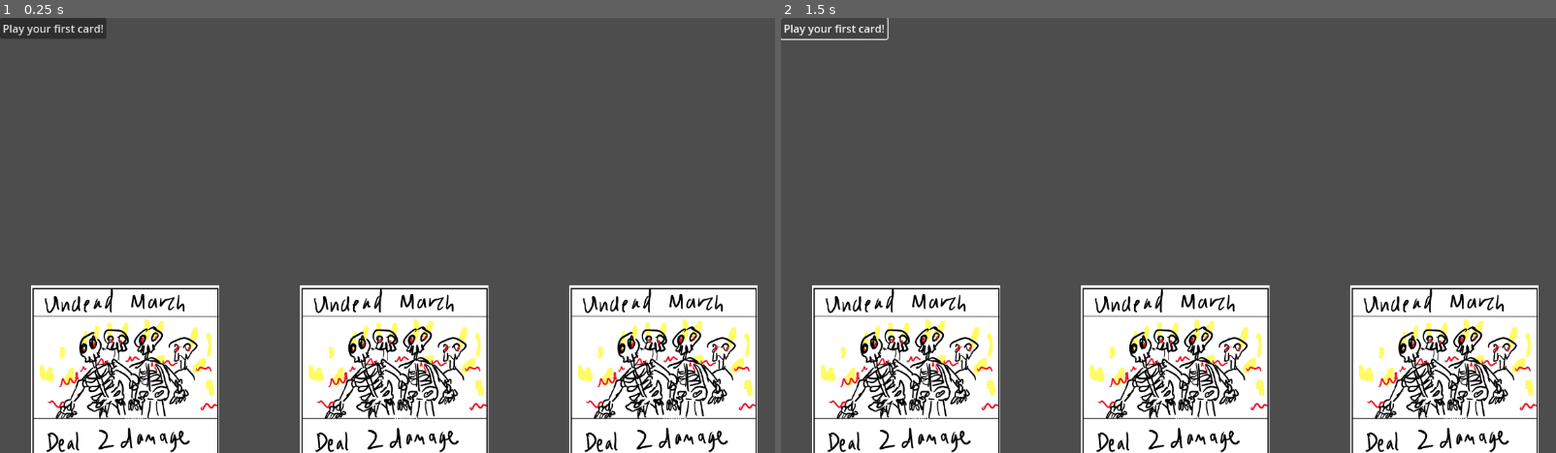
Above: before the commit, frames 1-2 (left to right).
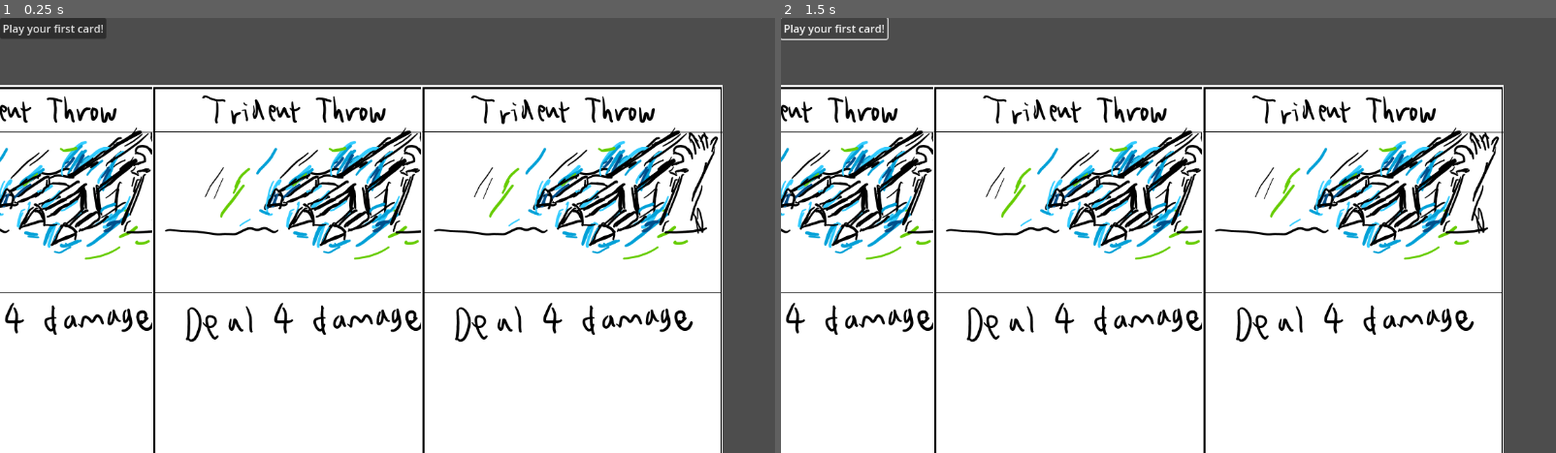
Above: after the commit, the same moments.

Repository: Ducko132/Chariot
Game: Godot game, scene res://state_machine.tscn
Same seed, same stepped clock (60 frames per second), same inputs: the game is played once before the commit and once after it.
Inputs:
- Up to frame 1 (0.25 s): no input
- Up to frame 2 (1.5 s): click "Play your first card!" at 0.5 s; click "Play your first card!" at 1.25 s

The runs differ from the first frame. In frame 1, 63% of the frame differs, in the area x 0-98%, y 15-100%; in frame 2, 63%.
Error before the commit: Invalid access to property or key '<null>' on a base object of type 'Dictionary'. (res://state_machine.gd:85)
Error after the commit: Invalid access to property or key '<null>' on a base object of type 'Dictionary'. (res://state_machine.gd:93)

Commit message:
Displaying cards
Display textures work (upon bootup)

Diff:
--- a/card.tscn
+++ b/card.tscn
@@ -46,7 +46,6 @@
 
 [node name="Area2D" type="Area2D" parent="UndeadMarch"]
 position = Vector2(1.97224, 0.38736)
-scale = Vector2(1, 1)
 
 [node name="CollisionShape2D" type="CollisionShape2D" parent="UndeadMarch/Area2D"]
 shape = SubResource("RectangleShape2D_chp8g")
--- a/state_machine.gd
+++ b/state_machine.gd
@@ -35,24 +35,32 @@
 	var testcard = hand[6]
 	# WOOOOO I FIGURED IT OUT
 	print(Cards.Power[CardsEnum.get(testcard)])
-	load(Cards.Art[CardsEnum.get(hand[6])])
+	#load(Cards.Art[CardsEnum.get(hand[6])])
 	#print(ctext)
 	#add_child(cardex)
 
 
 	for i in 3:
-		var c = load("res://card.tscn").instantiate()
+		#var c = load("res://card.tscn").instantiate()
+		#var c = load(Cards.Art[CardsEnum.get(hand[6])]).instantiate()
 		#var test = (c.find_child(str(CardsEnum.get(hand[6]))))
-		#var c = load(Cards.Art[CardsEnum.get(hand[6])]).instantiate()
-		add_child(c)
-		cardNodes.append(c)
+		#add_child(c)
+		#cardNodes.append(c)
 		#print(Cards.Power[CardsEnum.get(c)])
-		c.position = Vector2((i*400)+50,400)
+		#c.position = Vector2((i*400)+50,400)
 		#c.find_child("Label").text = "value:" + str(hand[i])
 
+		var sprite = Sprite2D.new()
+		var texture = load(Cards.Art[CardsEnum.get(hand[6])])
+		sprite.texture = texture
+		add_child(sprite)
+		cardNodes.append(sprite)
+		sprite.position = Vector2((i*400)+50,400)
+
+
 func _process(delta):
-	for i in cardNodes.size():
-		cardNodes[i].find_child("Label").text = "value:" + str(hand[i])
+	#for i in cardNodes.size():
+		#cardNodes[i].find_child("Label").text = "value:" + str(hand[i])
 	pass
 
 func draw_card():
